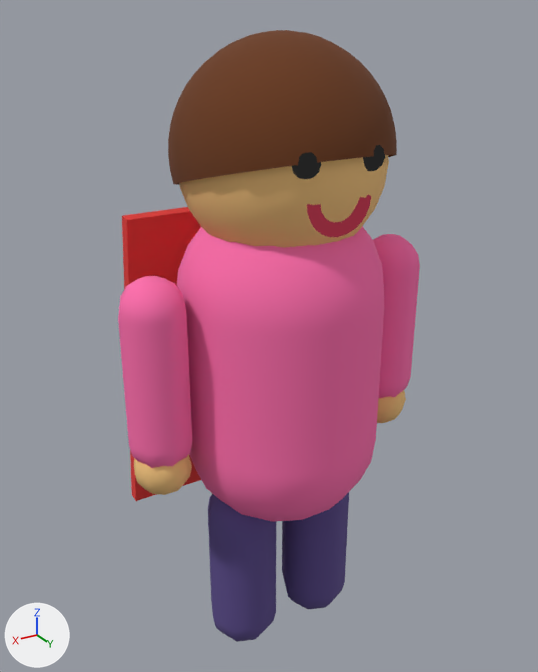
A saved change to the glTF model godot/models/heroes/outfit-superheroCape.glb.
Camera for both pictures: a 50 mm camera at (1.137, 1.823, 2.056) aimed at (-0.027, -0.117, 1.086). Every picture has the same lights, and +X, +Y and +Z are marked at lower left. The first picture is the older version. Where no turn or scale is listed for an object, it has been applied to the vertices.
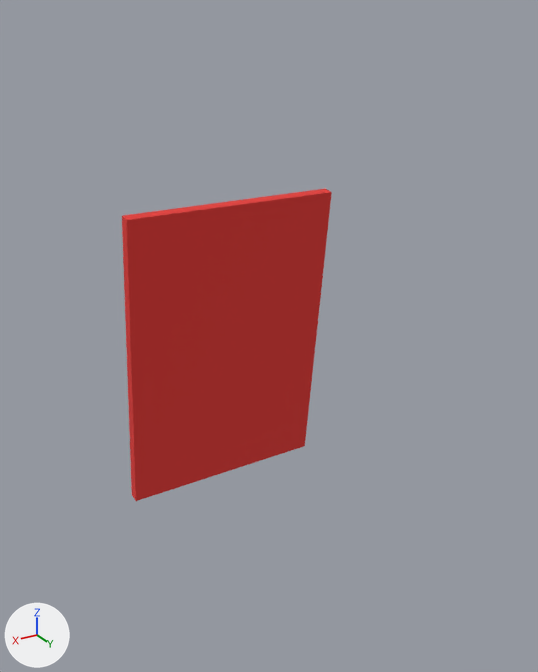
Boxes (x1, y1, x2, y2) around the edits, measured in the pictures (538 x 672 px):
'torso', no longer drawn (pink): before (177, 226, 384, 521)
'Mesh_2', deleted (brown): before (168, 30, 397, 185)
'Mesh_1', deleted (beige): before (179, 155, 389, 248)
'Mesh_10', deleted (pink): before (118, 276, 192, 468)
'Mesh_13', deleted (purple): before (208, 494, 276, 642)
'Mesh_12', deleted (purple): before (282, 492, 349, 609)
'Mesh_8', deleted (pink): before (373, 234, 420, 398)
'Mesh_11', deleted: before (134, 454, 192, 495)
'Mesh_7', deleted (red): before (307, 195, 371, 237)
'Mesh_9', deleted (beige): before (377, 390, 406, 423)
'Mesh_6', deleted: before (292, 152, 321, 179)
'Mesh_5', deleted: before (363, 145, 385, 171)

The change, as a diff of the scene's bpy script:
```diff
--- a/godot/models/heroes/outfit-superheroCape.glb.py
+++ b/godot/models/heroes/outfit-superheroCape.glb.py
@@ ob_torso @@
-ob_torso = bpy.data.objects.new('torso', me_mesh_0)
+ob_torso = bpy.data.objects.new('torso', None)
 ob_torso.parent = ob_hero
@@ ob_mesh_1 @@
-ob_mesh_1 = bpy.data.objects.new('Mesh_1', me_mesh_1)
-ob_mesh_1.location = (0.0, 0.0, 1.68)
@@ ob_mesh_2 @@
-ob_mesh_2 = bpy.data.objects.new('Mesh_2', me_mesh_2)
-ob_mesh_2.location = (0.0, 0.0, 1.7)
@@ ob_mesh_5 @@
-ob_mesh_5 = bpy.data.objects.new('Mesh_5', me_mesh_5)
-ob_mesh_5.location = (-0.1, 0.27, 1.72)
@@ ob_mesh_6 @@
-ob_mesh_6 = bpy.data.objects.new('Mesh_6', me_mesh_6)
-ob_mesh_6.location = (0.1, 0.27, 1.72)
@@ ob_mesh_7 @@
-ob_mesh_7 = bpy.data.objects.new('Mesh_7', me_mesh_7)
-ob_mesh_7.location = (0.0, 0.28, 1.62)
@@ ob_mesh_8 @@
-ob_mesh_8 = bpy.data.objects.new('Mesh_8', me_mesh_8)
-ob_mesh_8.location = (-0.42, 0.0, 1.1)
@@ ob_mesh_9 @@
-ob_mesh_9 = bpy.data.objects.new('Mesh_9', me_mesh_9)
-ob_mesh_9.location = (-0.42, 0.0, 0.8)
@@ ob_mesh_10 @@
-ob_mesh_10 = bpy.data.objects.new('Mesh_10', me_mesh_10)
-ob_mesh_10.location = (0.42, 0.0, 1.1)
@@ ob_mesh_11 @@
-ob_mesh_11 = bpy.data.objects.new('Mesh_11', me_mesh_11)
-ob_mesh_11.location = (0.42, 0.0, 0.8)
@@ ob_mesh_12 @@
-ob_mesh_12 = bpy.data.objects.new('Mesh_12', me_mesh_12)
-ob_mesh_12.location = (-0.15, 0.0, 0.32)
@@ ob_mesh_13 @@
-ob_mesh_13 = bpy.data.objects.new('Mesh_13', me_mesh_13)
-ob_mesh_13.location = (0.15, 0.0, 0.32)
```
